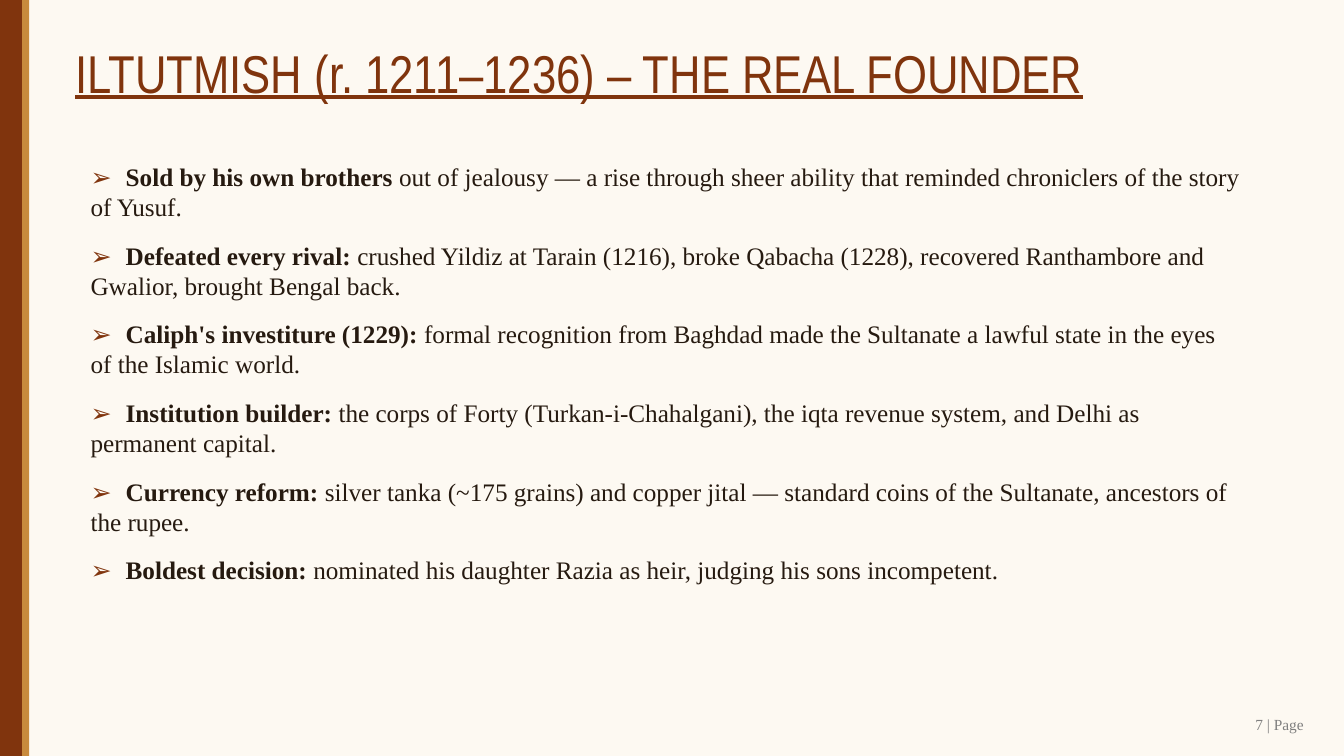
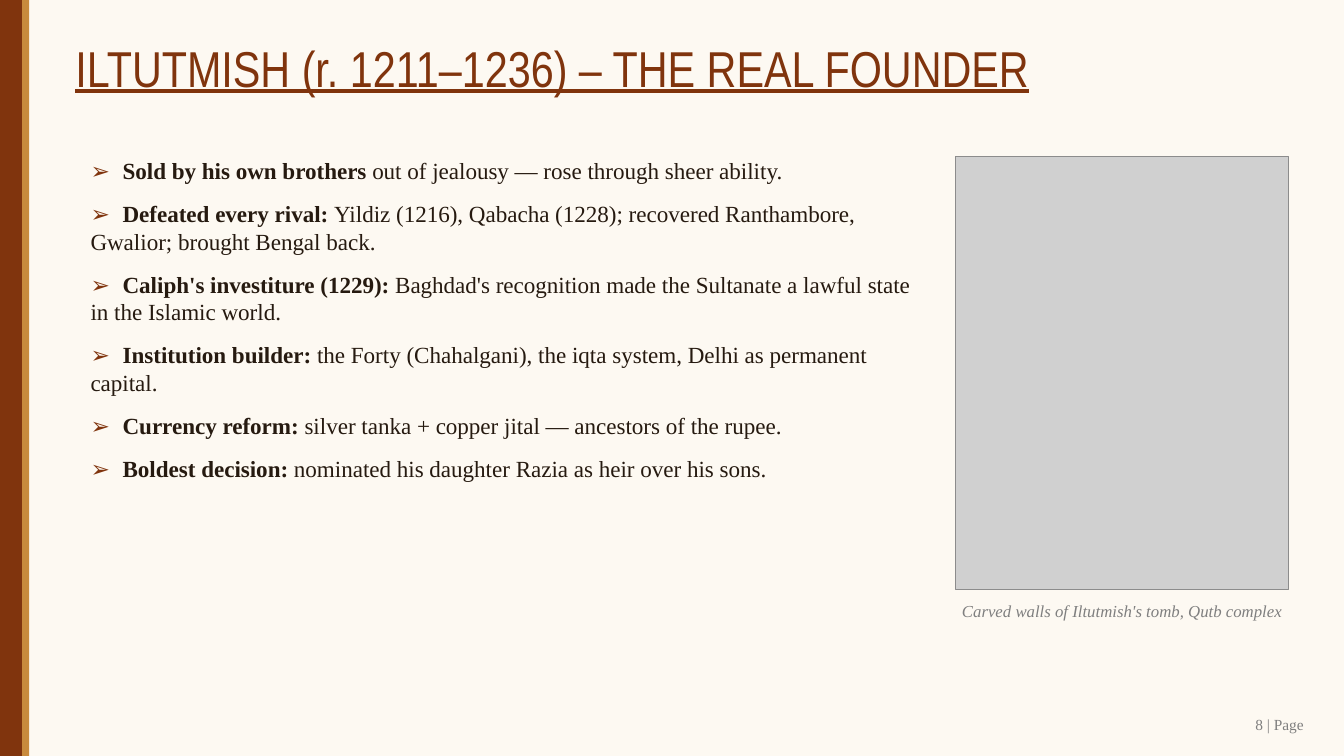
Before and after one commit to SangamSitapuri07/SIH, a slide deck: slide 8 of assignment/Slave_Dynasty_Mamluk_Presentation.pptx (slide 7 before the commit). Drawn at 1344x756 pixels with LibreOffice and Linux fonts; fonts in the diff are those of the drawing; grey boxes stand for pictures. Boxes give left, top, right and bottom in pixels: in the first picture for what was removed or moved away, otherwise in the second. Text is boxed around its words. In the diff, an @@ line names an element or a change of style, - is before the commit and + after.

```diff
--- a/assignment/Slave_Dynasty_Mamluk_Presentation.pptx
+++ b/assignment/Slave_Dynasty_Mamluk_Presentation.pptx
@@ text "ILTUTMISH (r. 1211–1236) – THE ..." at <box>75,50,1029,97</box>: size 38 to 36 pt @@
@@ text at <box>91,162,910,482</box>: text changed; size 18 to 16.5 pt @@
-➢ Sold by his own brothers out of jealousy — a rise through sheer ability that reminded chroniclers of the story of Yusuf.
-➢ Defeated every rival: crushed Yildiz at Tarain (1216), broke Qabacha (1228), recovered Ranthambore and Gwalior, brought Bengal back.
-➢ Caliph's investiture (1229): formal recognition from Baghdad made the Sultanate a lawful state in the eyes of the Islamic world.
-➢ Institution builder: the corps of Forty (Turkan-i-Chahalgani), the iqta revenue system, and Delhi as permanent capital.
-➢ Currency reform: silver tanka (~175 grains) and copper jital — standard coins of the Sultanate, ancestors of the rupee.
-➢ Boldest decision: nominated his daughter Razia as heir, judging his sons incompetent.
+➢ Sold by his own brothers out of jealousy — rose through sheer ability.
+➢ Defeated every rival: Yildiz (1216), Qabacha (1228); recovered Ranthambore, Gwalior; brought Bengal back.
+➢ Caliph's investiture (1229): Baghdad's recognition made the Sultanate a lawful state in the Islamic world.
+➢ Institution builder: the Forty (Chahalgani), the iqta system, Delhi as permanent capital.
+➢ Currency reform: silver tanka + copper jital — ancestors of the rupee.
+➢ Boldest decision: nominated his daughter Razia as heir over his sons.
@@ picture added at <box>956,156,1289,590</box> @@
@@ text added at <box>962,605,1282,621</box>, 12 pt, text #7F7F7F, italic @@
+Carved walls of Iltutmish's tomb, Qutb complex
@@ text at <box>1255,720,1304,733</box>: text changed @@
-7 | Page
+8 | Page
```
Also in this commit, not shown: 15 other slides changed, 1 slide added, 8 other files.
